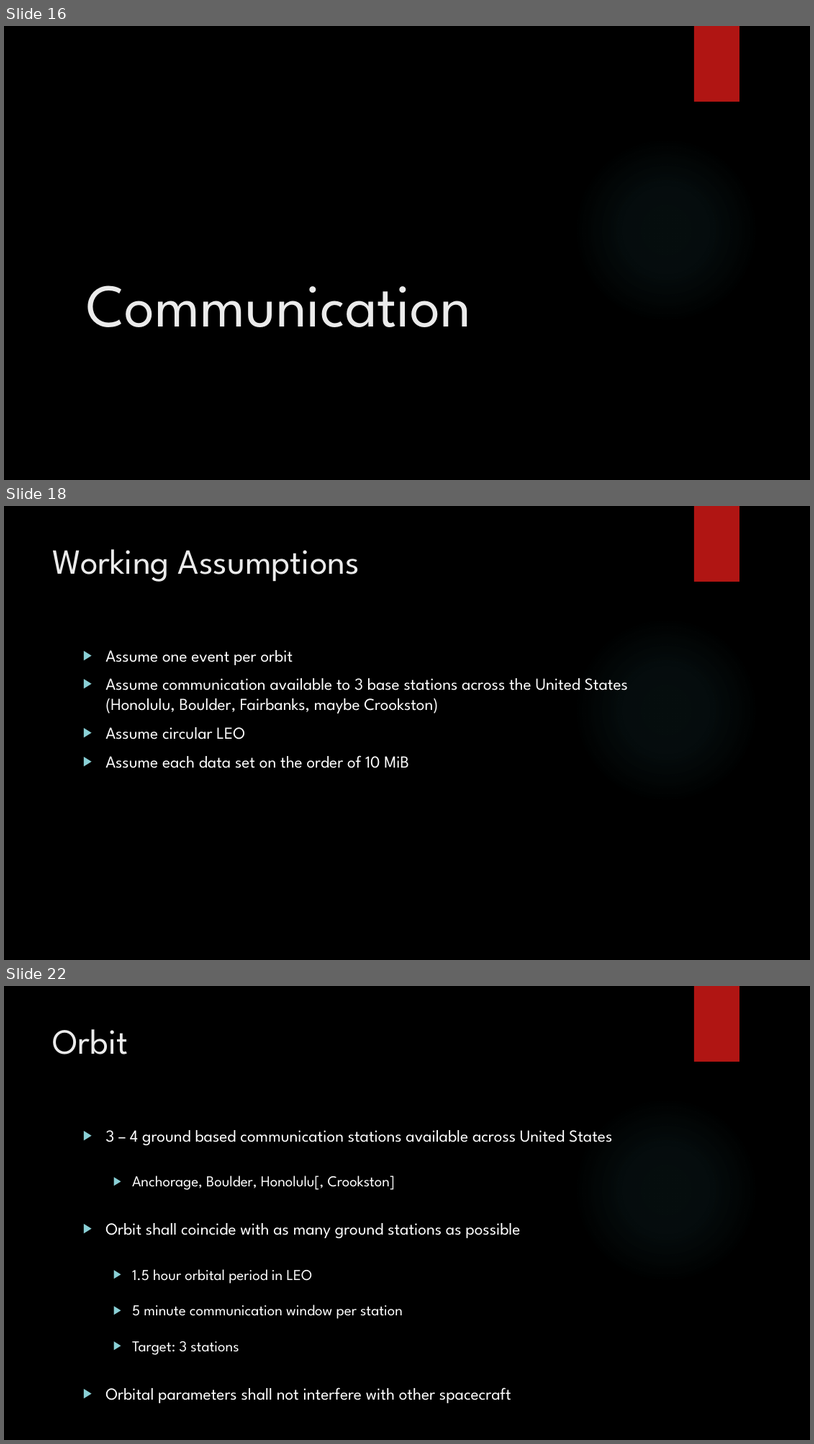
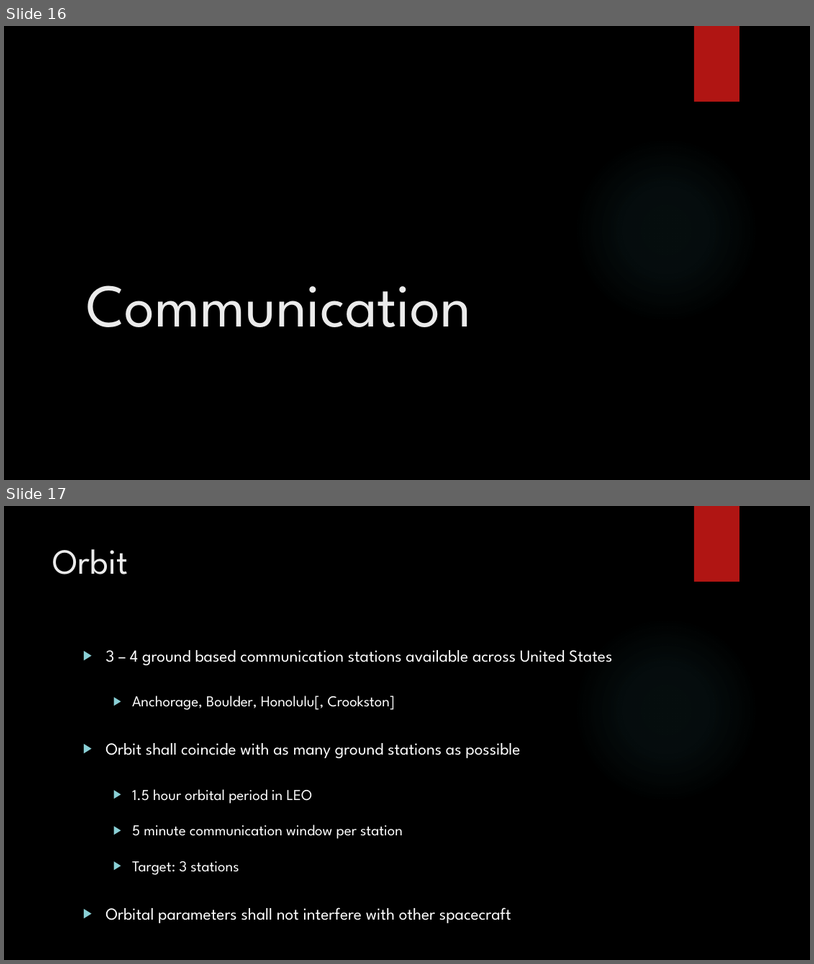
Before and after one commit to HASP-UMN/CubeSat, a slide deck: Presentations/PDR_Presentation.pptx. Shown one above the other, each under a label of ours: slides 16, 18 and 22 before the commit, slides 16 and 17 after it; the slides between them are not shown. The pictures are 814x1444 and 814x964 pixels, drawn with LibreOffice and Linux fonts; fonts in the diff are those of the drawing; background and template pictures are left out. Boxes give left, top, right and bottom in pixels: in the first picture for what was removed or moved away, otherwise in the second. Text is boxed around its words. In the diff, an @@ line names an element or a change of style, - is before the commit and + after.

Commit message:
Finalized PDR - Communications

```diff
--- a/Presentations/PDR_Presentation.pptx
+++ b/Presentations/PDR_Presentation.pptx
@@ slide 18 removed at <box>4,506,810,960</box>, background picture (left out); not listed: 2 template elements that a slide beside it also shows @@
@@ title removed at <box>53,549,360,582</box> @@
-Working Assumptions
@@ text removed at <box>106,650,628,768</box> @@
-▶ Assume one event per orbit
-▶ Assume communication available to 3 base stations across the United States (Honolulu, Boulder, Fairbanks, maybe Crookston)
-▶ Assume circular LEO
-▶ Assume each data set on the order of 10 MiB
@@ what was slide 22 is now slide 17 @@
```
Also in this commit, not shown: 4 other slides removed.
